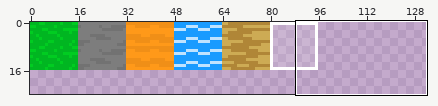
Sprite sheet, stored at assets/edit_tileset.png. Above, an overview of the earlier version with the close-up marked.
Close-up. Before the commit:
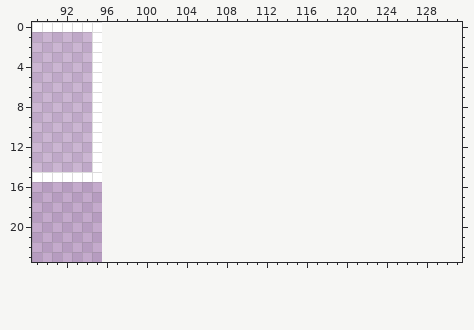
The file is 96x96 pixels. Colours within 5 levels of each other are drawn and written as one. Shown: x 89..131, y 0..23. The old version is drawn lined up with the new one, on the new canvas. The wide view leaves out empty margins.
Now the later version:
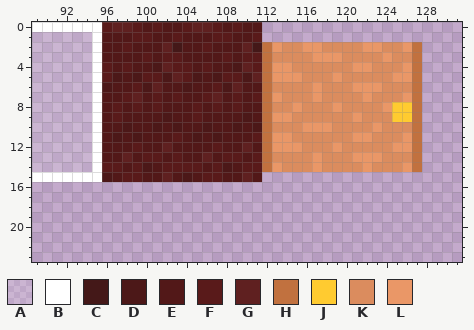
Palette (. is transparent): A #ffffff20  B #ffffff  C #441818  D #4c1818  E #521818  F #591a1a  G #5f2020  H #c1713f  J #ffcb30  K #db8c5e  L #ea9767
The edit:
canvas 96x96 -> 160x160
@@ x 89..131 @@
- 0 BBBBBBB....................................
- 1 AAAAAAB....................................
- 2 AAAAAAB....................................
- 3 AAAAAAB....................................
- 4 AAAAAAB....................................
- 5 AAAAAAB....................................
- 6 AAAAAAB....................................
- 7 AAAAAAB....................................
- 8 AAAAAAB....................................
- 9 AAAAAAB....................................
-10 AAAAAAB....................................
-11 AAAAAAB....................................
-12 AAAAAAB....................................
-13 AAAAAAB....................................
-14 AAAAAAB....................................
-15 BBBBBBB....................................
+ 0 BBBBBBBFGGFEFEEFGGFEFEE....................
+ 1 AAAAAABEEEFFEEFEEEFFEEF....................
+ 2 AAAAAABEEFEEEGCEEFEEEGCHLKKLLKKKKLLKKLH....
+ 3 AAAAAABEEEEFEFFEEEEFEFFHKKKKLLLKKKKLKKH....
+ 4 AAAAAABFEFEEDGFFEFEEDGFHLLKKKKKKLLKKKLH....
+ 5 AAAAAABFDEDFFDGFDEDFFDGHLLLKKKLKKKKKLLH....
+ 6 AAAAAABDEEFDGEEDEEFDGEEHKKKKLKKKLLLKKKH....
+ 7 AAAAAABEEFGEFEFEEFGEFEFHLKKKLKKKKLKKKLH....
+ 8 AAAAAABEFEFEFEEEFEFEFEEHKKLKKKLKKKKLJJH....
+ 9 AAAAAABEFEEEEDEEFEEEEDEHLLKKKKKKLKKKJJH....
+10 AAAAAABEEDEEDEDEEDEEDEDHKKKLLLKKKKLKKKH....
+11 AAAAAABEDEDEEEFEDEDEEEFHLLKKKKKKLLKKKLH....
+12 AAAAAABEEEFEEGEEEEFEEGEHLLLKKKLKKKKKLLH....
+13 AAAAAABEEGEFFEFEEGEFFEFHKKKKLKKKLLLKKKH....
+14 AAAAAABFFEFDEFFFFEFDEFFHLKKKLKKKKLKKKLH....
+15 BBBBBBBDEFFEEGEDEFFEEGE....................
 16 ...........................................
Boxes around the changes in both close-ups, in picture pixels (x1, y1, x2, y2):
added: (102, 22, 422, 182)
